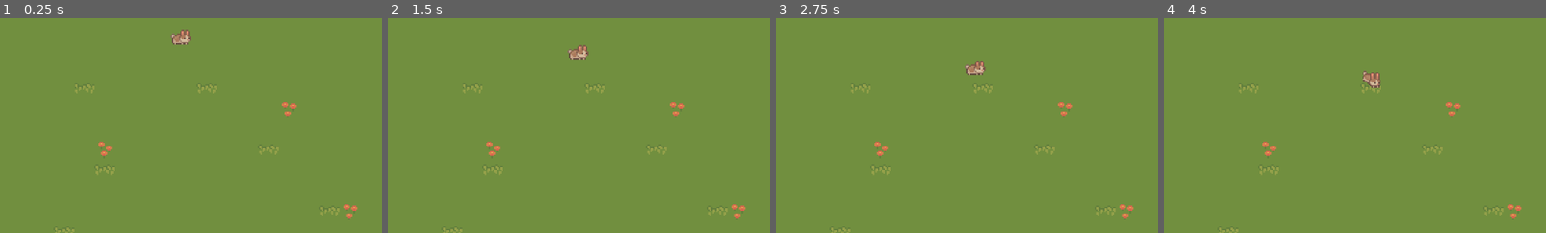
Above: before the commit, frames 1-4 (left to right).
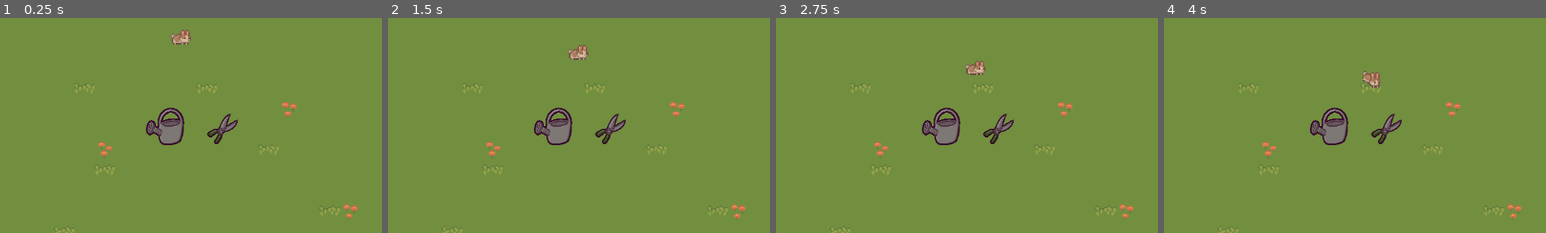
Above: after the commit, the same moments.

Repository: Piggward/GetOutOfMeGarden
Game: Godot game, scene res://scenes/main_scene_art.tscn
Two runs of this game, one before a commit and one after it. Both use one fixed random seed, a clock stepped at 60 frames per second and the inputs below. The project has no main scene, so this scene is started directly.
Inputs (mouse positions are % of the whole screen's width and height, from its top left):
- Up to frame 1 (0.25 s): no input
- Up to frame 2 (1.5 s): move the mouse to (72, 45) at 0.52 s; press the mouse at (72, 45) at 0.53 s; move the mouse to (30, 55) at 1.27 s; release the mouse at (30, 55) at 1.28 s; click (30, 55) at 1.35 s
- Up to frame 3 (2.75 s): tap Enter at 2 s; move the mouse to (60, 28) at 2.02 s; hold Right mouse button (right_click) from 2.03 s (still down); click (60, 28) at 2.3 s
- Up to frame 4 (4 s): move the mouse to (45, 70) at 2.77 s; release Right mouse button (right_click) at 2.78 s; click (45, 70) at 2.85 s; tap Space at 3.5 s; move the mouse to (80, 65) at 3.52 s; press the mouse at (80, 65) at 3.53 s
The pictures show only the part of the screen within x 17-67%, y 10-60%; the shares and areas given below are measured in that part.

The runs differ from the first frame. In frame 1, 1.6% of the frame differs, in the area x 38-63%, y 41-60%; in frame 2, 1.6%; in frame 3, 1.6%; in frame 4, 1.6%.

Commit message:
collision stuff

Diff:
--- a/project.godot
+++ b/project.godot
@@ -39,3 +39,6 @@
 2d_physics/layer_3="VattenKanna"
 2d_physics/layer_4="Kanin"
 2d_physics/layer_5="Flower"
+2d_physics/layer_6="Cursor"
+2d_physics/layer_7="OutOfBoundsCollider"
+2d_physics/layer_8="Weed"
--- a/scenes/bunny.tscn
+++ b/scenes/bunny.tscn
@@ -73,6 +73,8 @@
 [sub_resource type="RectangleShape2D" id="RectangleShape2D_qchqy"]
 
 [node name="Bunny" type="RigidBody2D"]
+collision_layer = 8
+collision_mask = 32
 gravity_scale = 0.0
 script = ExtResource("1_qn21b")
 jump_distance = 20.0
--- a/scenes/main_scene_art.tscn
+++ b/scenes/main_scene_art.tscn
@@ -1,10 +1,13 @@
-[gd_scene load_steps=6 format=4 uid="uid://qgo1bya3vc6d"]
+[gd_scene load_steps=9 format=4 uid="uid://qgo1bya3vc6d"]
 
 [ext_resource type="TileSet" uid="uid://cnkxuq3kbieh" path="res://tile_set/ground_tile_set.tres" id="1_o8dd4"]
 [ext_resource type="PackedScene" uid="uid://lulhcgkxqusc" path="res://scenes/bobbing_water_effect.tscn" id="2_26krl"]
 [ext_resource type="PackedScene" uid="uid://by77kh12qqij3" path="res://scenes/goat_effect.tscn" id="3_y2ar3"]
 [ext_resource type="PackedScene" uid="uid://tvrfmubcn278" path="res://scenes/flower_bed.tscn" id="4_xa8rf"]
 [ext_resource type="PackedScene" uid="uid://5y0mhwbcuqgf" path="res://scenes/bunny.tscn" id="5_vs0mk"]
+[ext_resource type="PackedScene" uid="uid://cw7ektx7rvu53" path="res://scenes/player/player.tscn" id="6_0jxs1"]
+[ext_resource type="PackedScene" uid="uid://ue117ad88ghi" path="res://scenes/tools/watering_can.tscn" id="7_smrwv"]
+[ext_resource type="PackedScene" uid="uid://cyob4bvq34o1d" path="res://scenes/tools/scissors.tscn" id="8_1fh0c"]
 
 [node name="Node2D" type="Node2D"]
 
@@ -46,3 +49,11 @@
 jump_distance = 15.0
 jump_time = 1.0
 kill_flower_distance = 1.0
+
+[node name="Player" parent="." instance=ExtResource("6_0jxs1")]
+
+[node name="RigidBody2D" parent="." instance=ExtResource("7_smrwv")]
+position = Vector2(279, 133)
+
+[node name="Scissors" parent="." instance=ExtResource("8_1fh0c")]
+position = Vector2(324, 135)
--- a/scenes/player/player.tscn
+++ b/scenes/player/player.tscn
@@ -2,5 +2,5 @@
 
 [ext_resource type="Script" uid="uid://ji3xkpfmf83q" path="res://scenes/player/player.gd" id="1_8afob"]
 
-[node name="Player" type="CharacterBody2D"]
+[node name="Player" type="CharacterBody2D" groups=["player"]]
 script = ExtResource("1_8afob")
--- a/scenes/throwable.tscn
+++ b/scenes/throwable.tscn
@@ -7,6 +7,7 @@
 
 [node name="Throwable" type="RigidBody2D"]
 position = Vector2(597, 255)
+input_pickable = true
 gravity_scale = 0.0
 script = ExtResource("1_2nnd5")
 
@@ -16,3 +17,6 @@
 [node name="CollisionShape2D" type="CollisionShape2D" parent="."]
 scale = Vector2(7.07652, 7.07652)
 shape = SubResource("CircleShape2D_nputv")
+
+[connection signal="mouse_entered" from="." to="." method="_on_mouse_entered"]
+[connection signal="mouse_exited" from="." to="." method="_on_mouse_exited"]
--- a/scenes/tools/scissors.gd
+++ b/scenes/tools/scissors.gd
@@ -28,3 +28,12 @@
 func _on_detect_interactable_area_area_entered(area: Area2D) -> void:
 	super.on_area_detected(area)
 	pass # Replace with function body.
+
+func _on_mouse_entered() -> void:
+	mouse_enter = true
+	pass # Replace with function body.
+
+
+func _on_mouse_exited() -> void:
+	mouse_enter = false
+	pass # Replace with function body.
--- a/scenes/tools/scissors.tscn
+++ b/scenes/tools/scissors.tscn
@@ -9,6 +9,7 @@
 [sub_resource type="RectangleShape2D" id="RectangleShape2D_ubv7k"]
 
 [node name="Scissors" type="RigidBody2D"]
+collision_mask = 96
 input_pickable = true
 gravity_scale = 0.0
 lock_rotation = true
@@ -23,6 +24,7 @@
 texture = ExtResource("1_136eo")
 
 [node name="DetectInteractableArea" type="Area2D" parent="."]
+collision_mask = 128
 script = ExtResource("3_obcea")
 metadata/_custom_type_script = "uid://cvcchcdlvtrum"
 
@@ -31,4 +33,6 @@
 shape = SubResource("RectangleShape2D_ubv7k")
 
 [connection signal="input_event" from="." to="." method="_on_input_event"]
+[connection signal="mouse_entered" from="." to="." method="_on_mouse_entered"]
+[connection signal="mouse_exited" from="." to="." method="_on_mouse_exited"]
 [connection signal="area_entered" from="DetectInteractableArea" to="." method="_on_detect_interactable_area_area_entered"]
--- a/scenes/tools/watering_can.gd
+++ b/scenes/tools/watering_can.gd
@@ -30,3 +30,12 @@
 func _on_detect_interactable_area_area_entered(area: Area2D) -> void:
 	super.on_area_detected(area)
 	pass # Replace with function body.
+
+func _on_mouse_entered() -> void:
+	mouse_enter = true
+	pass # Replace with function body.
+
+
+func _on_mouse_exited() -> void:
+	mouse_enter = false
+	pass # Replace with function body.
--- a/scenes/tools/watering_can.tscn
+++ b/scenes/tools/watering_can.tscn
@@ -74,7 +74,9 @@
 scale_curve = SubResource("CurveTexture_d3b0s")
 color = Color(0.341176, 0.847059, 1, 1)
 
-[node name="RigidBody2D" type="RigidBody2D"]
+[node name="WateringCan" type="RigidBody2D"]
+collision_layer = 4
+collision_mask = 96
 input_pickable = true
 gravity_scale = 0.0
 lock_rotation = true
@@ -95,6 +97,8 @@
 }
 
 [node name="DetectInteractableArea" type="Area2D" parent="."]
+collision_layer = 4
+collision_mask = 16
 
 [node name="CollisionShape2D" type="CollisionShape2D" parent="DetectInteractableArea"]
 position = Vector2(-7, 43)
@@ -139,4 +143,6 @@
 process_material = SubResource("ParticleProcessMaterial_ah6fy")
 
 [connection signal="input_event" from="." to="." method="_on_input_event"]
+[connection signal="mouse_entered" from="." to="." method="_on_mouse_entered"]
+[connection signal="mouse_exited" from="." to="." method="_on_mouse_exited"]
 [connection signal="area_entered" from="DetectInteractableArea" to="." method="_on_detect_interactable_area_area_entered"]
--- a/scripts/bunny_ai.gd
+++ b/scripts/bunny_ai.gd
@@ -17,6 +17,7 @@
 @onready var animated_sprite_2d: AnimatedSprite2D = $AnimatedSprite2D
 
 func _ready():
+	super._ready()
 	isJumping = false
 	flower_bed = get_tree().get_first_node_in_group("flower_bed")
 	flower = flower_bed.get_random_alive_flower()
--- a/scripts/throwable.gd
+++ b/scripts/throwable.gd
@@ -4,11 +4,17 @@
 var is_held = false
 var last_mouse_pos = Vector2.ZERO
 var throw_velocity = Vector2.ZERO
+var player: Player
 @export var damp: float = 3.0
 @export var max_velocity: float = 500
+var mouse_enter = false
+
+func _ready():
+	player = get_tree().get_first_node_in_group("player")
 
 func _input(event):
-	if event.is_action_pressed("left_click") and get_global_mouse_position().distance_to(global_position) < 32:
+	if event.is_action_pressed("left_click") and player.can_pick_up() and mouse_enter:
+		player.pick_up(self)
 		_setheld(true)
 		freeze = true
 		linear_velocity = Vector2.ZERO
@@ -16,6 +22,7 @@
 		linear_damp = 0
 	elif event.is_action_released("left_click") and is_held:
 		freeze_mode = FreezeMode.FREEZE_MODE_KINEMATIC
+		player.release()
 		_setheld(false)
 		freeze = false
 		linear_velocity = throw_velocity.clamp(Vector2(-max_velocity, -max_velocity), Vector2(max_velocity, max_velocity))
--- a/scripts/tool.gd
+++ b/scripts/tool.gd
@@ -7,6 +7,7 @@
 var interactable_area: InteractableArea = null
 
 func _ready():
+	super._ready()
 	continuous_cd = RigidBody2D.CCD_MODE_CAST_RAY
 
 func _on_event(event: InputEvent) -> void:
